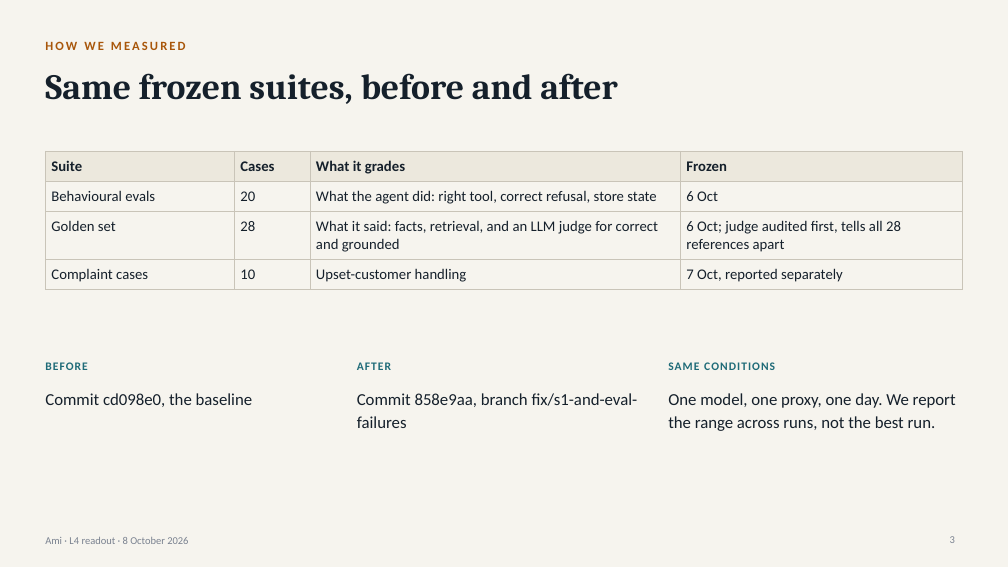
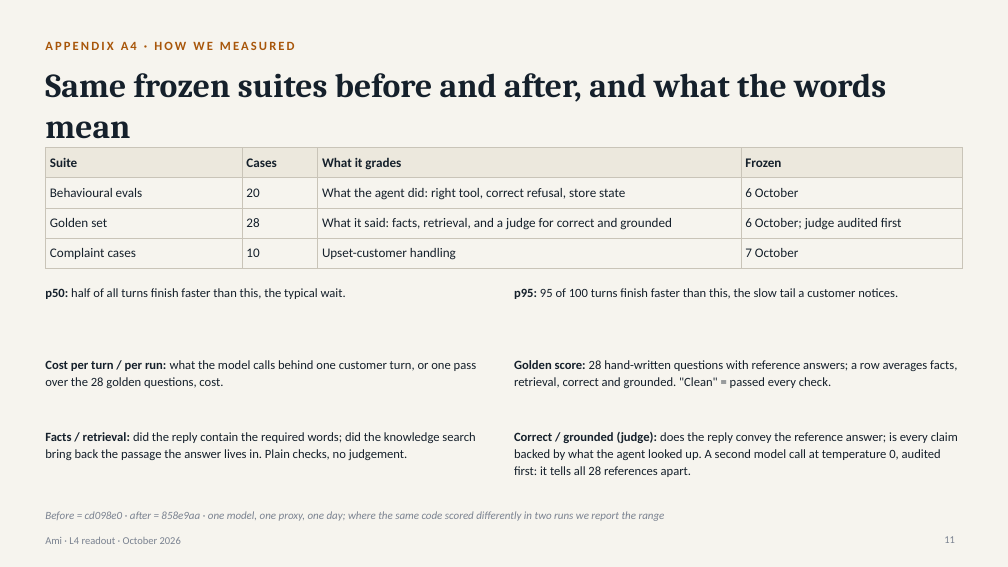
Before and after one commit to shreenathacc22/ami-l4-project, a slide deck: slide 11 of docs/Ami-L4-Readout-Bhargava-Shree-2026-10-08.pptx (slide 3 before the commit). Drawn at 1008x567 pixels with LibreOffice and Linux fonts; fonts in the diff are those of the drawing. Boxes give left, top, right and bottom in pixels: in the first picture for what was removed or moved away, otherwise in the second. Text is boxed around its words. In the diff, an @@ line names an element or a change of style, - is before the commit and + after.

```diff
--- a/docs/Ami-L4-Readout-Bhargava-Shree-2026-10-08.pptx
+++ b/docs/Ami-L4-Readout-Bhargava-Shree-2026-10-08.pptx
@@ text at (45, 41, 295, 50): text changed @@
-HOW WE MEASURED
+APPENDIX A4 · HOW WE MEASURED
@@ title at (45, 73, 886, 139): text changed; size 34 to 32 pt @@
-Same frozen suites, before and after
+Same frozen suites before and after, and what the words mean
@@ table at (45, 147, 963, 264) @@
-row 2, column 4: 6 Oct
+row 2, column 4: 6 October
-row 3, column 3: What it said: facts, retrieval, and an LLM judge for correct and grounded
+row 3, column 3: What it said: facts, retrieval, and a judge for correct and grounded
-row 3, column 4: 6 Oct; judge audited first, tells all 28 references apart
+row 3, column 4: 6 October; judge audited first
-row 4, column 4: 7 Oct, reported separately
+row 4, column 4: 7 October
@@ size 14 to 12.5 pt in "Suite", "Cases", "What it grades", "Frozen" and 8 more places @@
@@ table: place and size @@
-table at (45, 151, 963, 286)
+table at (45, 147, 963, 264)
@@ text added at (45, 288, 346, 299), 12 pt, text #15202B @@
+p50: half of all turns finish faster than this, the typical wait.
@@ text added at (514, 288, 898, 299), 12 pt, text #15202B @@
+p95: 95 of 100 turns finish faster than this, the slow tail a customer notices.
@@ text removed at (45, 362, 88, 370) @@
-BEFORE
@@ text added at (45, 360, 476, 388), 12 pt, text #15202B @@
+Cost per turn / per run: what the model calls behind one customer turn, or one pass over the 28 golden questions, cost.
@@ text removed at (357, 362, 391, 370) @@
-AFTER
@@ text added at (514, 360, 957, 388), 12 pt, text #15202B @@
+Golden score: 28 hand-written questions with reference answers; a row averages facts, retrieval, correct and grounded. "Clean" = passed every check.
@@ text removed at (668, 362, 775, 370) @@
-SAME CONDITIONS
@@ text removed at (45, 393, 253, 407) @@
-Commit cd098e0, the baseline
@@ text removed at (357, 393, 638, 428) @@
-Commit 858e9aa, branch fix/s1-and-eval-failures
@@ text removed at (668, 393, 956, 431) @@
-One model, one proxy, one day. We report the range across runs, not the best run.
@@ text added at (45, 432, 475, 460), 12 pt, text #15202B @@
+Facts / retrieval: did the reply contain the required words; did the knowledge search bring back the passage the answer lives in. Plain checks, no judgement.
@@ text added at (514, 432, 958, 477), 12 pt, text #15202B @@
+Correct / grounded (judge): does the reply convey the reference answer; is every claim backed by what the agent looked up. A second model call at temperature 0, audited first: it tells all 28 references apart.
@@ text at (45, 537, 181, 544): text changed @@
-Ami · L4 readout · 8 October 2026
+Ami · L4 readout · October 2026
@@ text added at (45, 511, 665, 521), 10.5 pt, text #7A8290, italic @@
+Before = cd098e0 · after = 858e9aa · one model, one proxy, one day; where the same code scored differently in two runs we report the range
@@ page number at (944, 536, 955, 543): text changed @@
-3
+11
```
Also in this commit, not shown: 7 other slides changed, 3 slides added, 2 slides removed, 10 other files.
